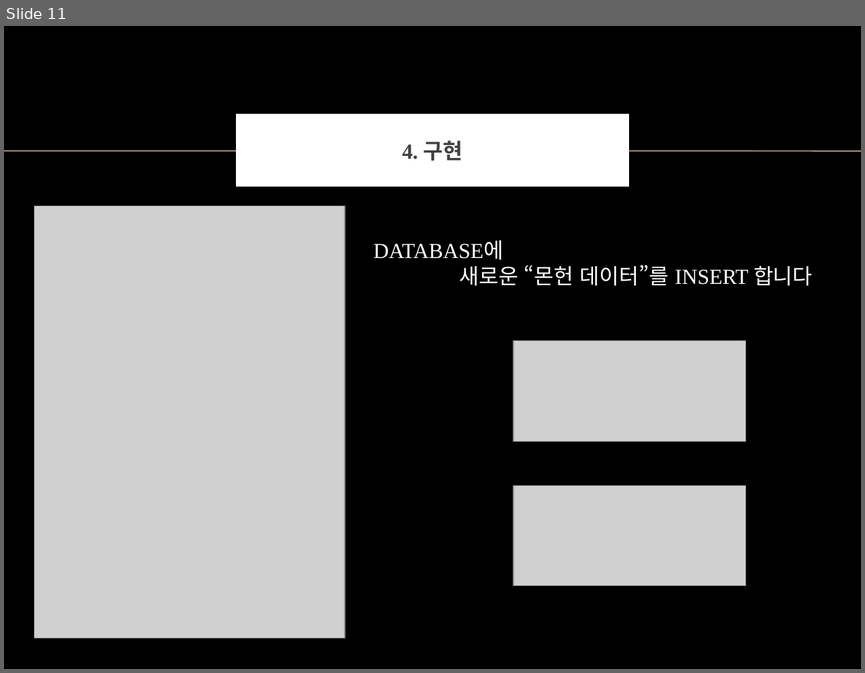
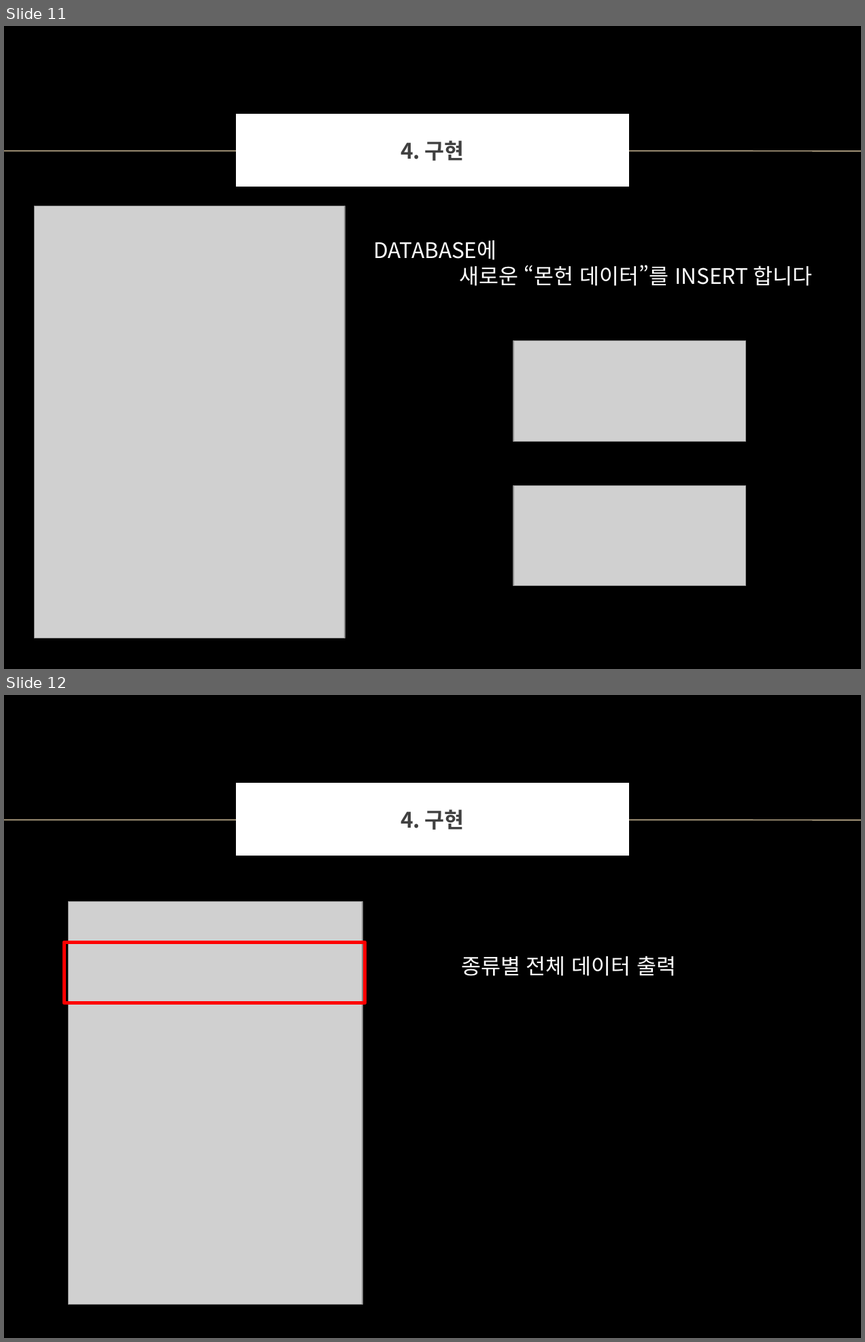
Before and after one commit to Chocobe/JAVA_Lecture, a slide deck: Java_tutorial/src/project_07_MonsterHunter_Weapon_DB/Monster_Hunter_ppt/몬스터헌터_무기DB.pptx. Shown one above the other, each under a label of ours: slide 11 before the commit, slides 11 and 12 after it. The pictures are 865x673 and 865x1342 pixels, drawn with LibreOffice and Linux fonts; fonts in the diff are those of the drawing; grey boxes stand for pictures; background and template pictures are left out. Boxes give left, top, right and bottom in pixels: in the first picture for what was removed or moved away, otherwise in the second. Text is boxed around its words. In the diff, an @@ line names an element or a change of style, - is before the commit and + after.

```diff
--- a/Java_tutorial/src/project_07_MonsterHunter_Weapon_DB/Monster_Hunter_ppt/몬스터헌터_무기DB.pptx
+++ b/Java_tutorial/src/project_07_MonsterHunter_Weapon_DB/Monster_Hunter_ppt/몬스터헌터_무기DB.pptx
@@ slide 12 added at [4, 695, 861, 1338], background picture (left out); not listed: 1 template element that a slide beside it also shows @@
@@ title added at [239, 787, 626, 853], fill #FFFFFF, outline #FFFFFF 6 pt, 18 pt, text #404040, bold @@
+4. 구현
@@ picture added at [68, 902, 363, 1304] @@
@@ rectangle added at [64, 942, 364, 1002], outline #FF0000 3 pt @@
@@ text added at [461, 955, 676, 976], 18 pt, text #FFFFFF @@
+종류별 전체 데이터 출력
@@ slide 11 changed as well @@
@@ title "4. 구현" at [239, 118, 626, 184]: font Times New Roman to Noto Sans CJK KR @@
@@ text "DATABASE에" at [373, 240, 812, 286]: font Times New Roman to Noto Sans CJK KR @@
```
Also in this commit, not shown: 21 other slides changed, 1 other slide added, 5 other files.
